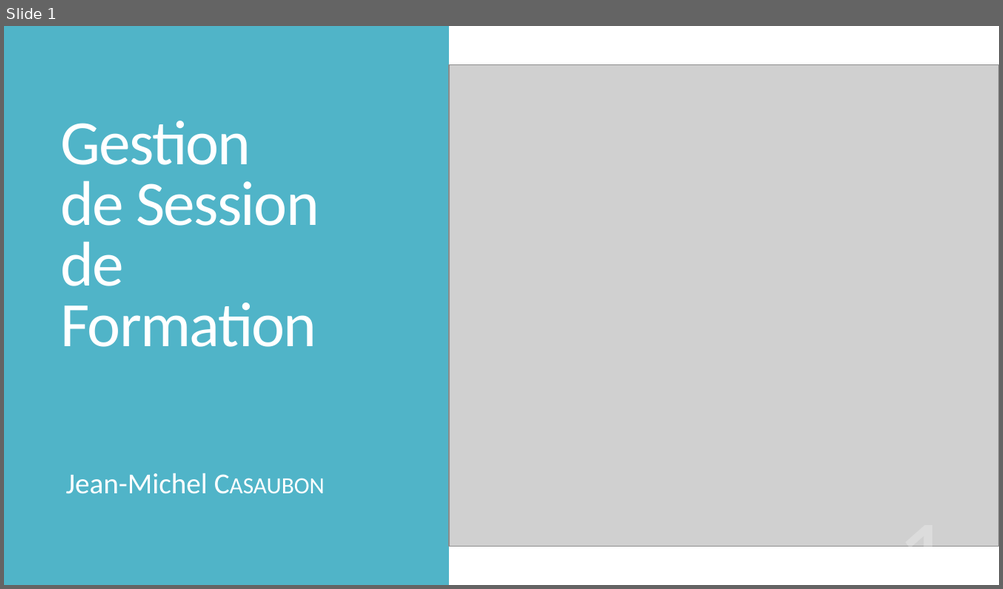
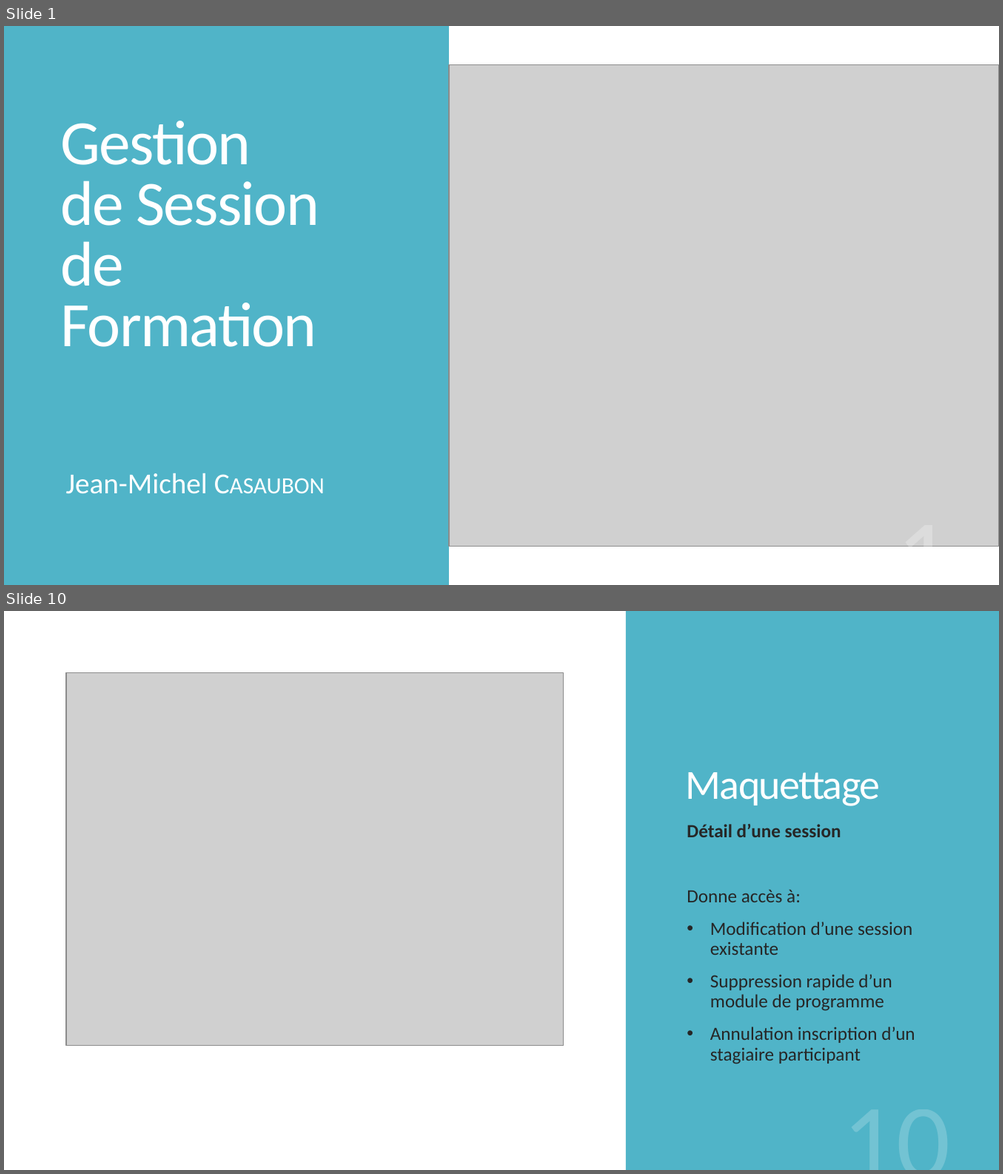
Before and after one commit to jmcasaubon/ProjGestSessForm, a slide deck: design/Présentation GSF.pptx. Shown one above the other, each under a label of ours: slide 1 before the commit, slides 1 and 10 after it; the slides between them are not shown. The pictures are 1003x589 and 1003x1174 pixels, drawn with LibreOffice and Linux fonts; fonts in the diff are those of the drawing; grey boxes stand for pictures. Boxes give left, top, right and bottom in pixels: in the first picture for what was removed or moved away, otherwise in the second. Text is boxed around its words. In the diff, an @@ line names an element or a change of style, - is before the commit and + after.

```diff
--- a/design/Présentation GSF.pptx
+++ b/design/Présentation GSF.pptx
@@ slide 10 added at (4, 611, 999, 1170), background #FFFFFF @@
@@ rectangle added at (626, 611, 999, 1170), fill #50B4C8 @@
@@ picture added at (66, 673, 563, 1046) @@
@@ title added at (686, 772, 879, 806), 40 pt, text #FFFFFF @@
+Maquettage
@@ text added at (686, 824, 914, 1065), 18 pt, text #262626 @@
+Détail d’une session
+Donne accès à:
+• Modification d’une session existante
+• Suppression rapide d’un module de programme
+• Annulation inscription d’un stagiaire participant
@@ page number added at (719, 1091, 958, 1170), 103 pt, text #FFFFFF at 20% opacity @@
+10
```
Also in this commit, not shown: 3 slides changed, 22 other slides added, 3 other files.
